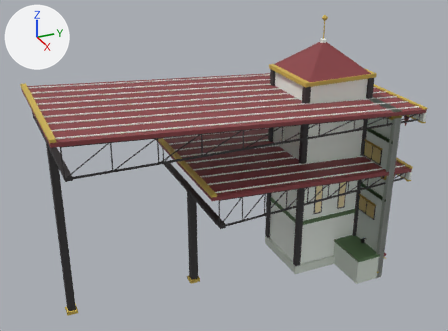
A saved change to the glTF model src/assets/downs-stand.glb.
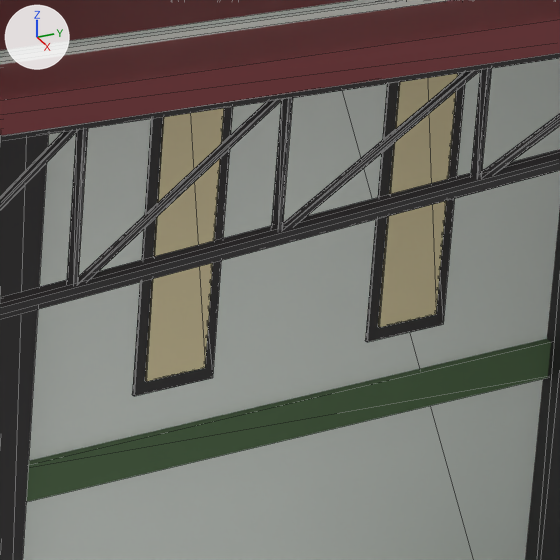
Each version appears first whole from a camera (50 mm lens) standing at (63.9, -46.6, 47.7) and looking at (0.2, -17.9, 15.8), and next in a close-up on the part from 67% to 80% of the width and 53% to 70% of the height. Lighting does not change. The marker at upper left points along +X, +Y and +Z. The first two pictures are the older version. The close-ups show mesh edges as thin lines. Where no turn or scale is listed for an object, it has been applied to the vertices. Vertices at exactly the same position are counted once.

Objects in the first close-up: 'dn_roof_bay_s_barn', 'dn_roof_bay_s_black', 'dn_roof_bay_s_mint', 'dn_tower_black', 'dn_tower_glasswarm', 'dn_tower_mint', 'dn_tower_money2'.
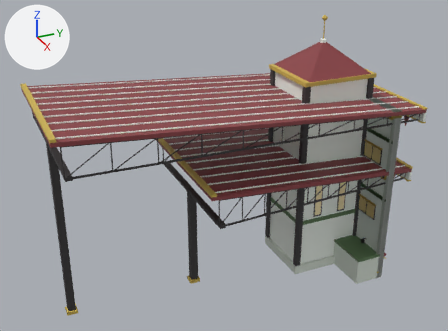
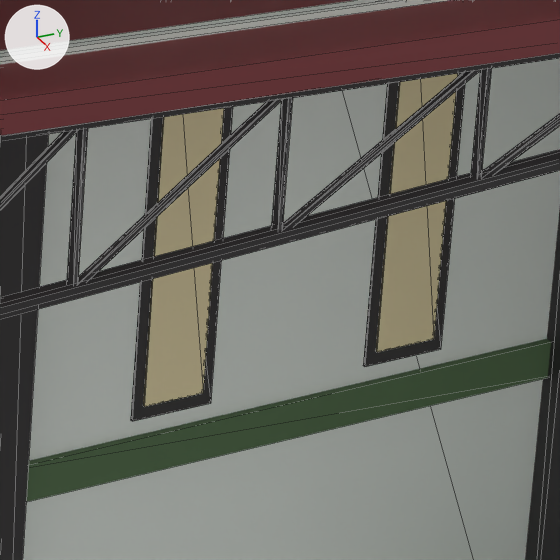
Where the newer file only moved an object's origin or applied its transform, the numbers keep the older frame.

The change, as JSON lines over the scene's bpy script:
```json
{"block": "me_dn_tower_black", "where": "me_dn_tower_black.from_pydata(...)  # 120 vertices, 180 faces; spans x -4.4..4.4, y -4.9..4.9, z -12.6..12.6"}
{"block": "me_dn_tower_black", "where": "# used by ob_dn_tower_black; location = (0.0, -4.5, 13.5)"}
{"block": "me_dn_tower_black", "change": "me_dn_tower_black part 1: the loose piece of 8 vertices spanning x 4.0, y 1.2..2.4, z -5.1..2.1 is scaled about its middle by (1, 1, 0.896), then moved by (0.0, 0.0, -0.7)"}
{"block": "me_dn_tower_black", "change": "me_dn_tower_black part 2: the loose piece of 8 vertices spanning x 4.0, y -2.4..-1.2, z -5.1..2.1 is scaled about its middle by (1, 1, 0.896), then moved by (0.0, 0.0, -0.7)"}
{"block": "me_dn_tower_glasswarm", "where": "me_dn_tower_glasswarm.from_pydata(...)  # 80 vertices, 120 faces; spans x -4.07..4.07, y -3.41..3.41, z -6.2..6.2"}
{"block": "me_dn_tower_glasswarm", "where": "# used by ob_dn_tower_glasswarm; location = (0.0, -3.34, 14.4)"}
{"block": "me_dn_tower_glasswarm", "change": "me_dn_tower_glasswarm part 3: the loose piece of 8 vertices spanning x 4.04..4.07, y 0.19..1.09, z -5.8..1.0 is scaled about its middle by (1, 1, 0.89), then moved by (0.0, 0.0, -0.75)"}
{"block": "me_dn_tower_glasswarm", "change": "me_dn_tower_glasswarm part 4: the loose piece of 8 vertices spanning x 4.04..4.07, y -3.41..-2.51, z -5.8..1.0 is scaled about its middle by (1, 1, 0.89), then moved by (0.0, 0.0, -0.75)"}
```

Where the change shows, as pixel boxes [x1, y1, x2, y2] in the close-ups (560 x 560 px; the box of a moved part takes in the faces that stretch with it):
```json
{"object": "dn_tower_glasswarm", "change": "reshaped", "before": [145, 73, 458, 381], "after": [143, 73, 458, 407], "on screen": "8% taller"}
{"part": 1, "of": "me_dn_tower_black", "change": "moved or reshaped", "before": [365, 73, 465, 342], "after": [363, 73, 465, 367]}
{"part": 2, "of": "me_dn_tower_black", "change": "moved or reshaped", "before": [133, 107, 233, 396], "after": [131, 107, 233, 421]}
{"part": 3, "of": "me_dn_tower_glasswarm", "change": "moved or reshaped", "before": [378, 73, 458, 327], "after": [376, 73, 458, 352]}
{"part": 4, "of": "me_dn_tower_glasswarm", "change": "moved or reshaped", "before": [145, 108, 224, 381], "after": [143, 108, 224, 407]}
```
